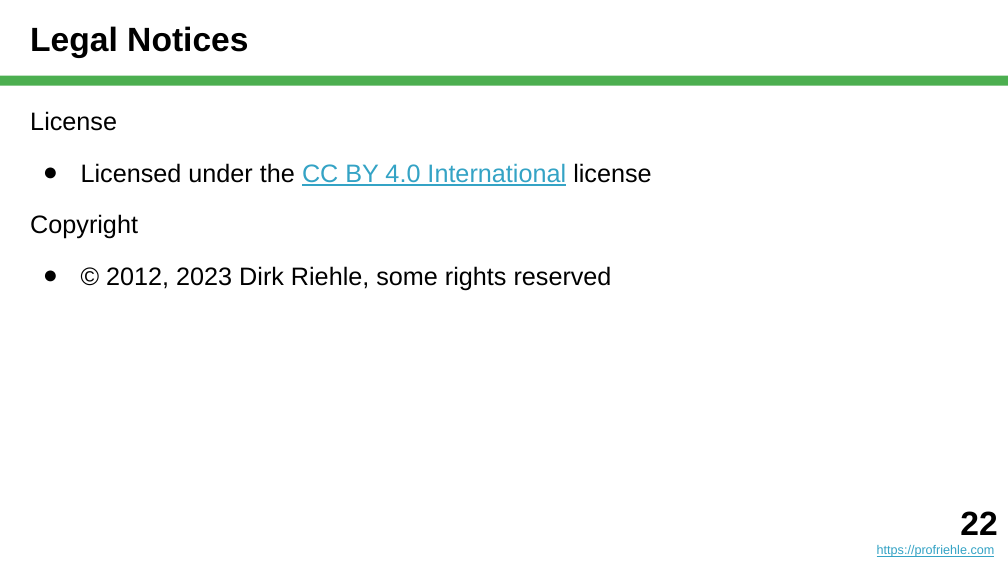
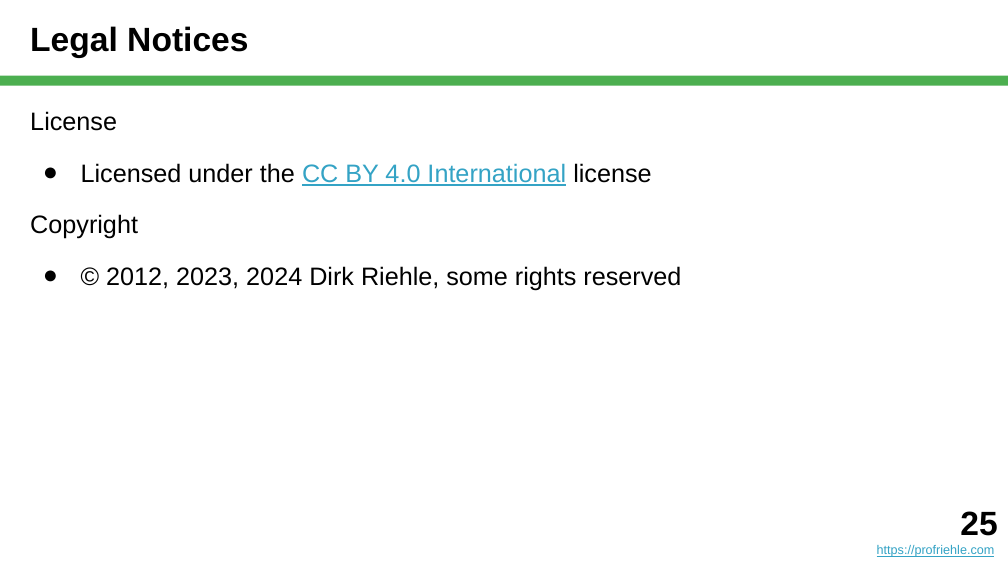
Before and after one commit to dirkriehle/nyt-course, a slide deck: slide 25 of Lecture slides/NYT A01 - Introduction.pptx (slide 22 before the commit). Drawn at 1008x567 pixels with LibreOffice and Linux fonts; fonts in the diff are those of the drawing. Boxes give left, top, right and bottom in pixels: in the first picture for what was removed or moved away, otherwise in the second. Text is boxed around its words. In the diff, an @@ line names an element or a change of style, - is before the commit and + after.

```diff
--- a/Lecture slides/NYT A01 - Introduction.pptx
+++ b/Lecture slides/NYT A01 - Introduction.pptx
@@ text at [106, 266, 681, 290]: text changed @@
-● © 2012, 2023 Dirk Riehle, some rights reserved
+● © 2012, 2023, 2024 Dirk Riehle, some rights reserved
@@ text at [960, 511, 997, 536]: text changed @@
-22
+25
```
Also in this commit, not shown: 4 other slides changed, 4 slides added, 1 slide removed, 3 other files.
